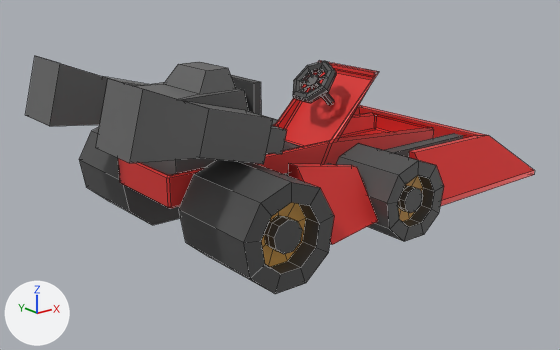
The FBX model Assets/2. 3D Assets/Kart.fbx: old version first, new version second.
Before and after are seen from a camera (50 mm lens) standing at (-1.207, -2.265, 1.063) and looking at (0.599, -0.007, 0.16). Every picture has the same lights, and +X, +Y and +Z are marked at lower left. Mesh edges are drawn as thin lines. Where no turn or scale is listed for an object, it has been applied to the vertices. Vertices at the same position are counted once.

The scene before the commit, as lines of its bpy script (objects in view):
```python
me_cube_046 = bpy.data.meshes.new('Cube.046')
me_cube_046.from_pydata(...)  # 699 vertices, 605 faces; spans x -0.24..1.6, y -0.56..0.55, z 0.0..0.65
me_cube_046.materials.append(mat_material_002)  # red #e73734
me_cube_046.materials.append(mat_kart_barr)  # dark grey #4c4c4c
me_cube_046.materials.append(mat_kart_barl)  # dark grey #4c4c4c
me_cube_046.materials.append(mat_kart_engine)  # dark grey #686868
me_cube_046.materials.append(mat_kart_seat)  # dark grey #4c4c4c
me_cube_046.materials.append(mat_kart_airenginel)  # dark grey #686868
me_cube_046.materials.append(mat_kart_front)  # red #e73734
me_cube_046.materials.append(mat_kart_airenfiner)  # dark grey #686868
me_cube_046.materials.append(mat_kart_wheels)  # dark grey #4c4c4c
me_cube_046.materials.append(mat_kart_inwheels)  # orange #e7ac4d
me_cube_046.materials.append(mat_kart_beepbeep)  # dark grey #4c4c4c
ob_kart = bpy.data.objects.new('Kart', me_cube_046)
ob_kart.location = (0.0, 0.0, 0.0)
```
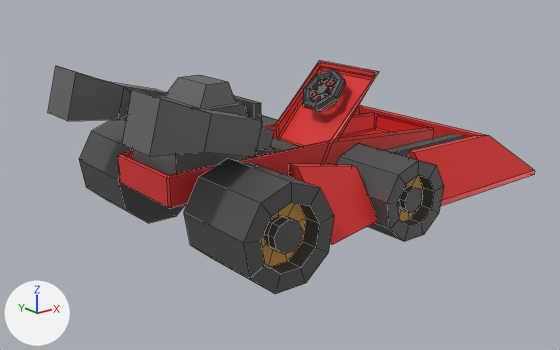
Commit message: 3D ASSETS - Kart

Where the newer file only moved an object's origin or applied its transform, the numbers keep the older frame.

Changed parts and their boxes [x1, y1, x2, y2] in the pictures (560 x 350 px; the box of a moved part takes in the faces that stretch with it):
'Kart', reshaped: before [25, 56, 535, 294]; after [48, 61, 535, 294]
part 1 of me_cube_046, moved or reshaped: before [136, 62, 249, 175]; after [133, 75, 257, 175]
part 2 of me_cube_046, moved or reshaped: before [306, 74, 333, 105]; after [315, 83, 330, 98]
part 3 of me_cube_046, moved or reshaped: before [293, 61, 336, 103]; after [303, 70, 346, 111]
part 4 of me_cube_046, moved or reshaped: before [25, 56, 319, 293]; after [48, 66, 319, 293]

The change, as a diff of the scene's bpy script:
```diff
--- a/Assets/2. 3D Assets/Kart.fbx.py
+++ b/Assets/2. 3D Assets/Kart.fbx.py
@@ me_cube_046 @@
 # used by ob_kart; location = (0.0, 0.0, 0.0)
-me_cube_046.from_pydata(...)  # 699 vertices, 605 faces; spans x -0.24..1.6, y -0.56..0.55, z 0.0..0.65
+me_cube_046.from_pydata(...)  # 699 vertices, 605 faces; spans x -0.16..1.6, y -0.56..0.55, z 0.0..0.61
+# me_cube_046 part 1: the loose piece of 16 vertices spanning x 0.05..0.4, y -0.15..0.14, z 0.23..0.62 is scaled about its middle by (1, 1, 0.865), then moved by (0.0, 0.0, -0.03)
+# me_cube_046 part 2: the loose piece of 28 vertices spanning x 0.74..0.88, y -0.03..0.03, z 0.4..0.53 is moved by (0.05, 0.0, -0.04)
+# me_cube_046 part 3: the loose piece of 119 vertices spanning x 0.7..0.85, y -0.1..0.09, z 0.43..0.58 is moved by (0.05, 0.0, -0.04)
+# me_cube_046 part 4: 70 of 699 vertices moved; they spanned x -0.24..0.42, y -0.39..0.37, z 0.0..0.65 and now span x -0.16..0.42, y -0.37..0.36, z 0.0..0.61; mean shift (0.0, 0.0, 0.0); largest move (-0.19, 0.16, 0.65) -> (-0.12, 0.19, 0.61)
 me_cube_046.materials.append(mat_material_002)
```
